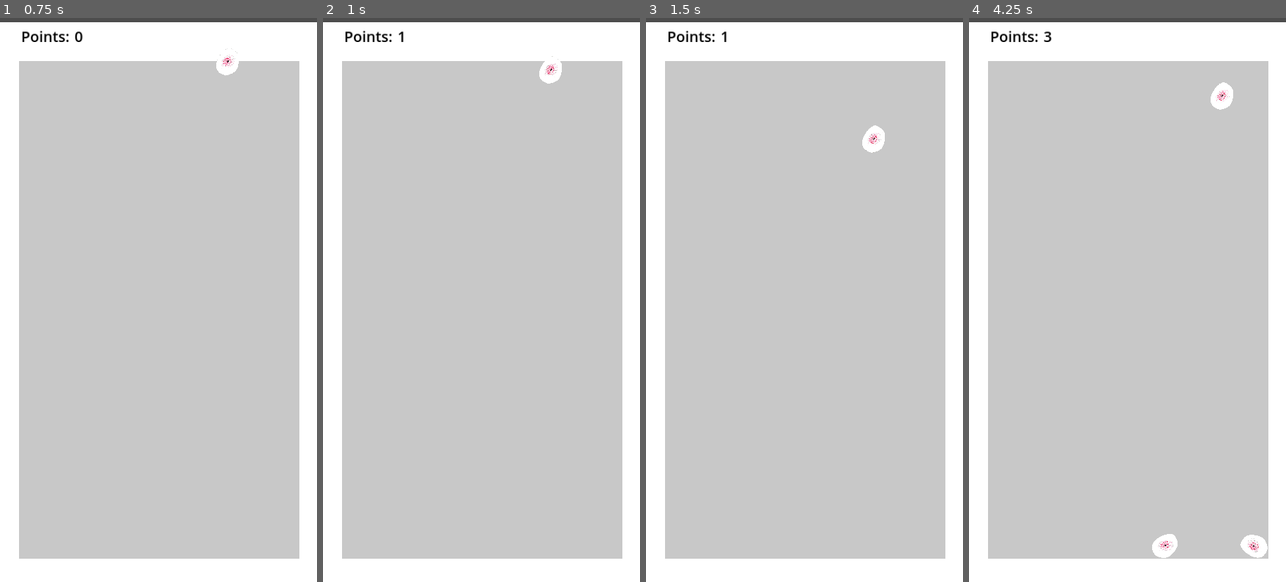
Above: before the commit, frames 1-4 (left to right).
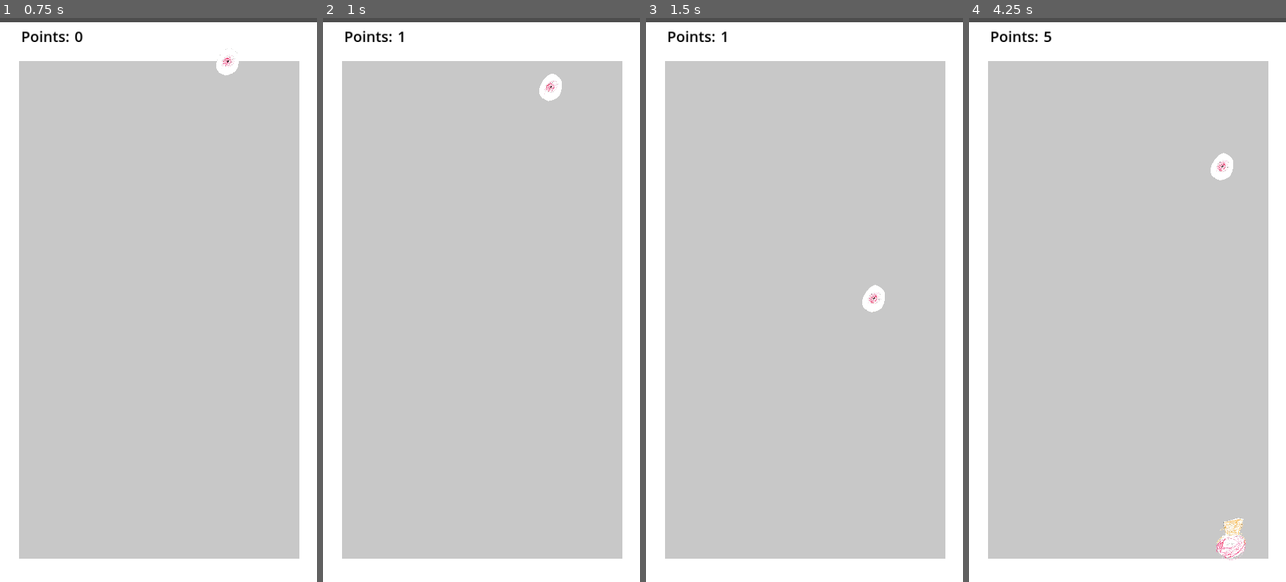
Above: after the commit, the same moments.

Repository: Checkroth/yokai-suika
Game: Godot game, scene res://main.tscn
Two runs of this game, one before a commit and one after it. Both use one fixed random seed, a clock stepped at 60 frames per second and the inputs below.
Inputs (mouse positions are in pixels of both pictures, inside the frame that each line leads up to):
- Up to frame 1 (0.75 s): tap Enter at 0.5 s; move the mouse to (228, 271) at 0.52 s; click (228, 271) at 0.67 s
- Up to frame 2 (1 s): no input
- Up to frame 3 (1.5 s): move the mouse to (741, 328) at 1.27 s; click (741, 328) at 1.42 s
- Up to frame 4 (4.25 s): move the mouse to (1159, 175) at 2.02 s; click (1159, 175) at 2.17 s; move the mouse to (1111, 412) at 2.77 s; click (1111, 412) at 2.92 s; move the mouse to (1222, 384) at 3.52 s; click (1222, 384) at 3.67 s

Frame 1 is identical in both runs. In frame 2, 0.4% of the frame differs, in the area x 68-76%, y 6-15%; in frame 3, 0.5%; in frame 4, 1.5%, in the area x 23-95%, y 2-97%.

Commit message:
Fixing contacts and bumping gravity
Fine-tuning for smoother gameplay

Diff:
--- a/project.godot
+++ b/project.godot
@@ -34,6 +34,10 @@
 ]
 }
 
+[physics]
+
+2d/default_gravity=3000.0
+
 [rendering]
 
 renderer/rendering_method="gl_compatibility"
--- a/suika/suika_base.gd
+++ b/suika/suika_base.gd
@@ -15,7 +15,7 @@
 func _ready():
 	body_entered.connect(_on_body_entered)
 	contact_monitor = true
-	max_contacts_reported = 1
+	max_contacts_reported = 100
 
 func configure(target_droppable: Droppable):
 	droppable = target_droppable
